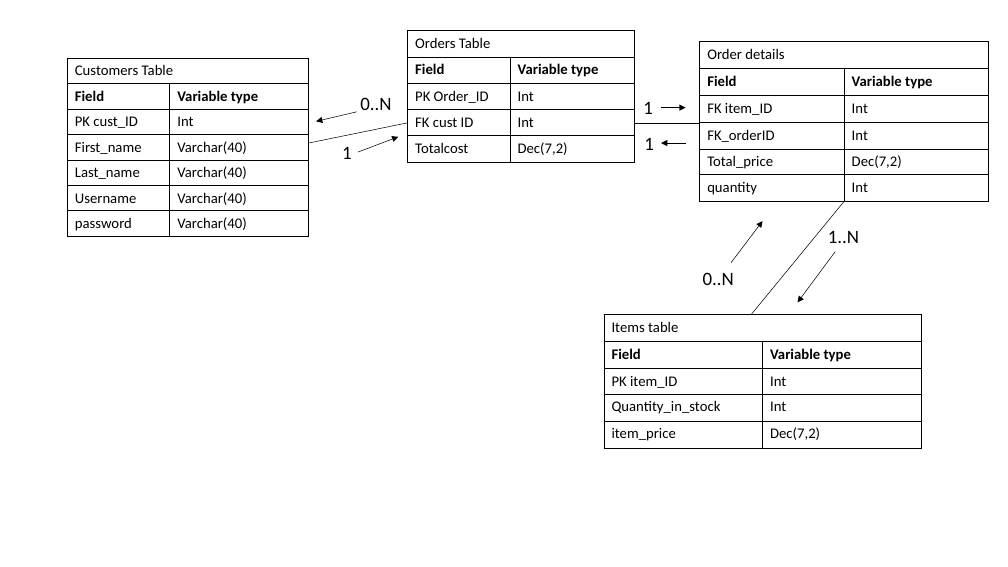
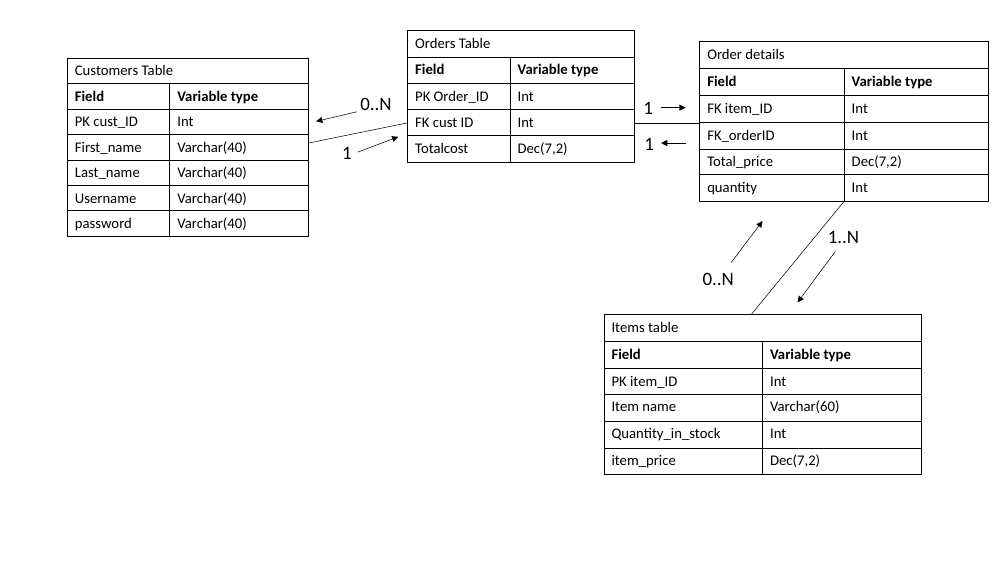
Before and after one commit to JMonks14/ims-starting-point, a slide deck: slide 2 of ERDIMS.pptx. Drawn at 1008x567 pixels with LibreOffice and Linux fonts; fonts in the diff are those of the drawing. Boxes give left, top, right and bottom in pixels: in the first picture for what was removed or moved away, otherwise in the second. Text is boxed around its words. In the diff, an @@ line names an element or a change of style, - is before the commit and + after.

```diff
--- a/ERDIMS.pptx
+++ b/ERDIMS.pptx
@@ table at box(604, 315, 922, 475) @@
+row 4: Item name | Varchar(60)
```
Also in this commit, not shown: 15 other files.
